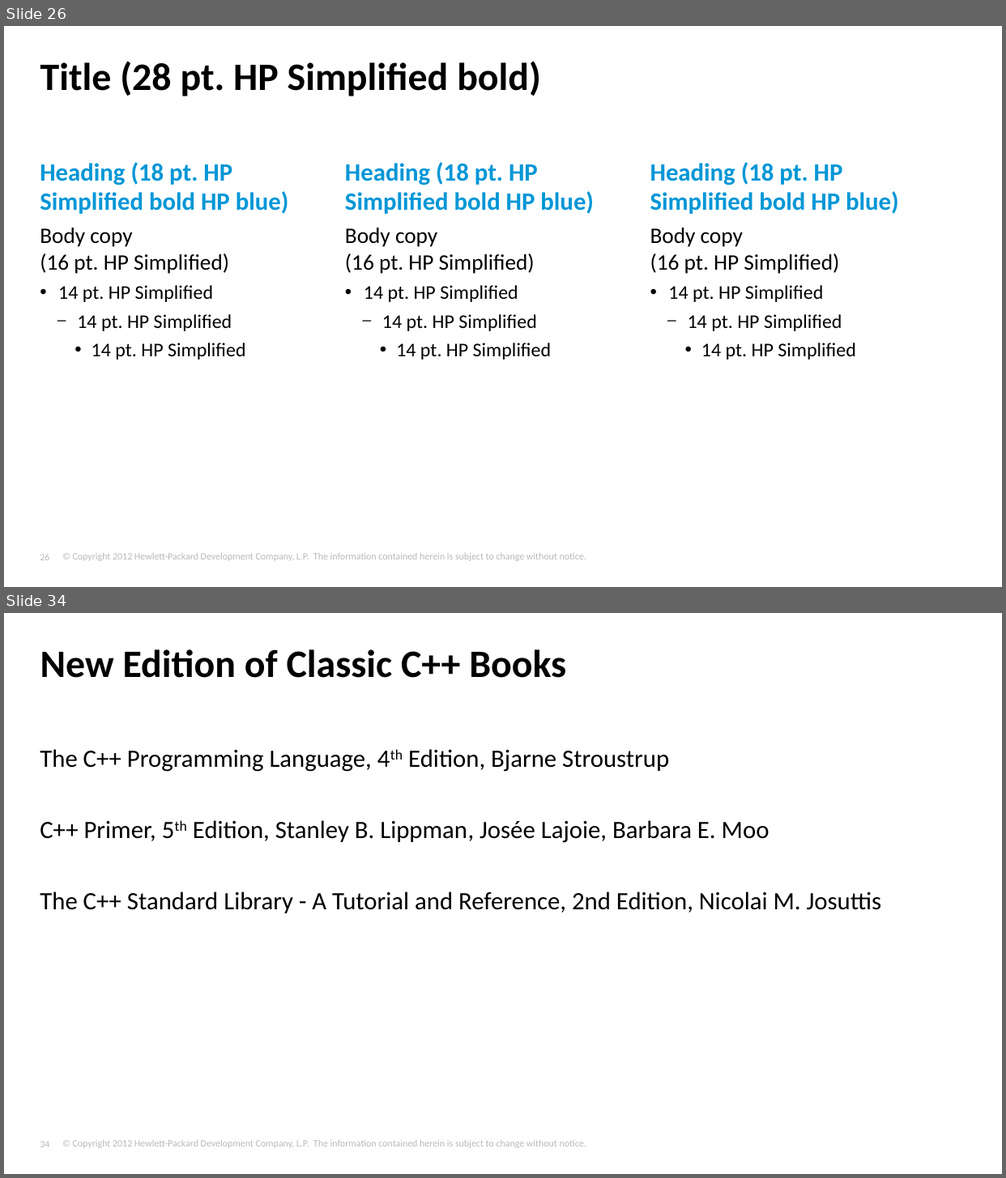
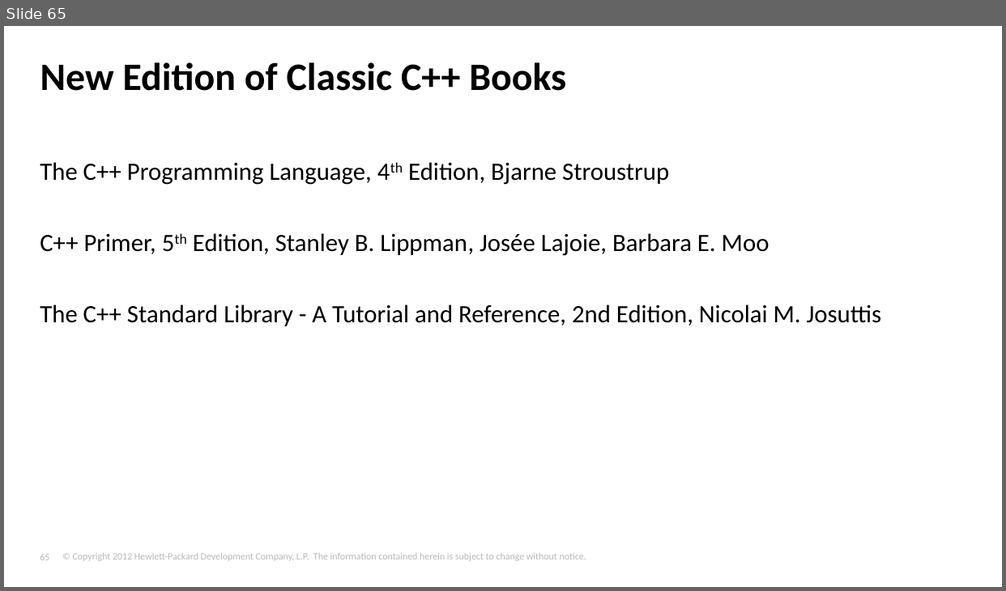
Before and after one commit to tjliupeng/CPP11, a slide deck: C++11.pptx. Shown one above the other, each under a label of ours: slides 26 and 34 before the commit, slide 65 after it; the slides between them are not shown. The pictures are 1006x1178 and 1006x591 pixels, drawn with LibreOffice and Linux fonts; fonts in the diff are those of the drawing; background and template pictures are left out. Boxes give left, top, right and bottom in pixels: in the first picture for what was removed or moved away, otherwise in the second. Text is boxed around its words. In the diff, an @@ line names an element or a change of style, - is before the commit and + after.

```diff
--- a/C++11.pptx
+++ b/C++11.pptx
@@ slide 26 removed at box(4, 26, 1002, 587), background #FFFFFF; not listed: 2 template elements that a slide beside it also shows @@
@@ title removed at box(40, 61, 541, 96) @@
-Title (28 pt. HP Simplified bold)
@@ text removed at box(40, 162, 289, 360) @@
-Heading (18 pt. HP Simplified bold HP blue)
-  Body copy
-  (16 pt. HP Simplified)
-    • 14 pt. HP Simplified
-      – 14 pt. HP Simplified
-        • 14 pt. HP Simplified
@@ text removed at box(345, 162, 594, 360) @@
-Heading (18 pt. HP Simplified bold HP blue)
-  Body copy
-  (16 pt. HP Simplified)
-    • 14 pt. HP Simplified
-      – 14 pt. HP Simplified
-        • 14 pt. HP Simplified
@@ text removed at box(650, 162, 899, 360) @@
-Heading (18 pt. HP Simplified bold HP blue)
-  Body copy
-  (16 pt. HP Simplified)
-    • 14 pt. HP Simplified
-      – 14 pt. HP Simplified
-        • 14 pt. HP Simplified
@@ what was slide 34 is now slide 65 @@
@@ page number at box(40, 554, 49, 561): text changed @@
-34
+65
```
Also in this commit, not shown: 7 slides changed, 46 slides added, 14 other slides removed, 1 other file.
